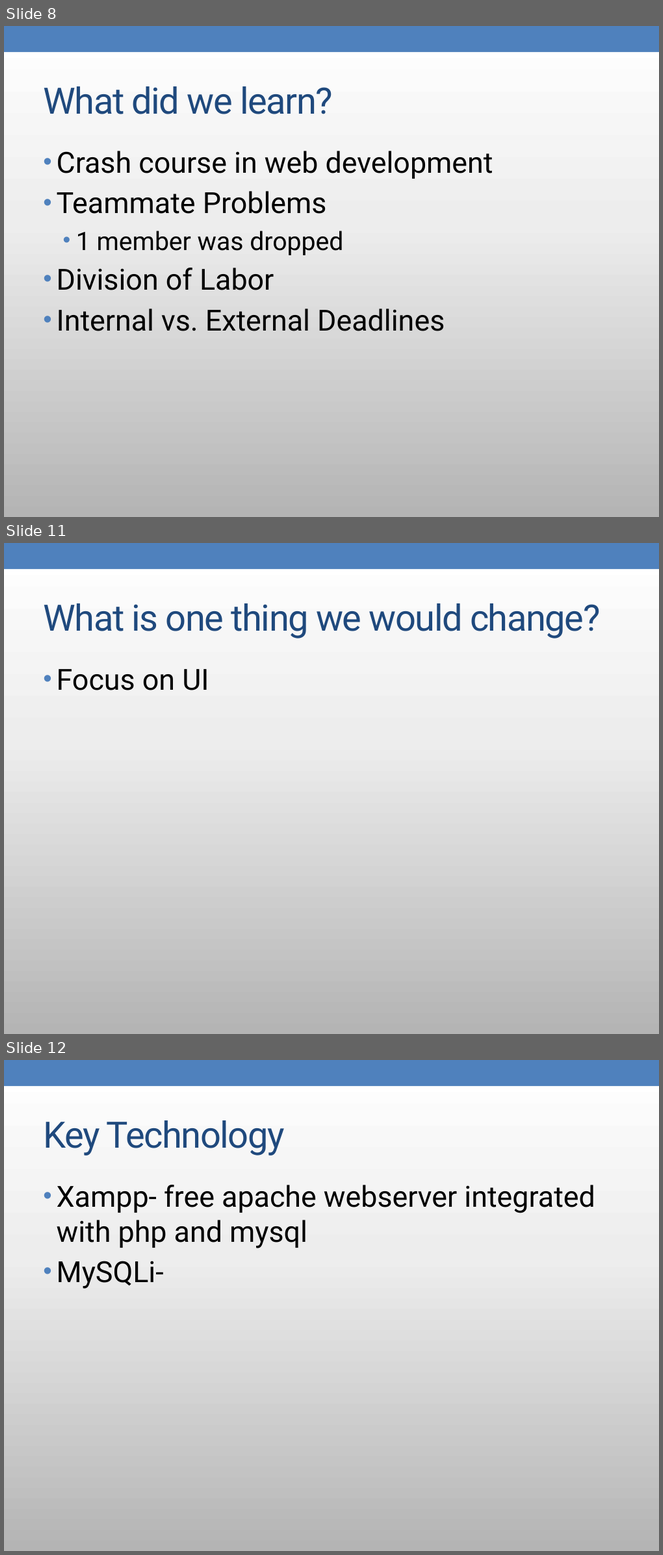
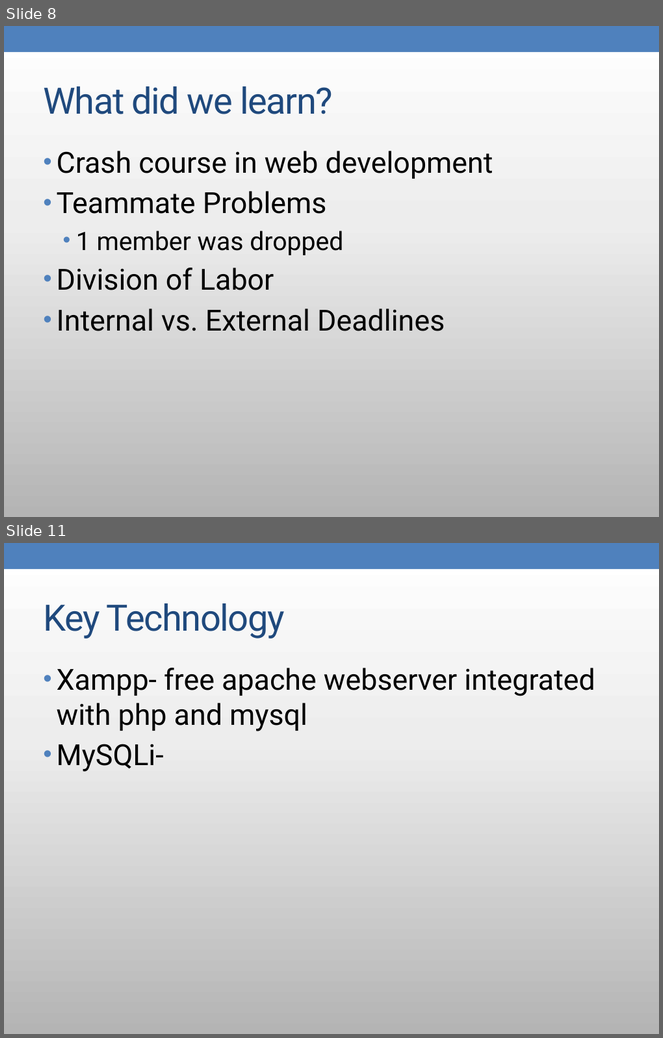
Before and after one commit to yotengo/MaverickApplicationsCorporation, a slide deck: doc/phase4/Mac reflection presentation.pptx. Shown one above the other, each under a label of ours: slides 8, 11 and 12 before the commit, slides 8 and 11 after it; the slides between them are not shown. The pictures are 663x1555 and 663x1038 pixels, drawn with LibreOffice and Linux fonts; fonts in the diff are those of the drawing. Boxes give left, top, right and bottom in pixels: in the first picture for what was removed or moved away, otherwise in the second. Text is boxed around its words. In the diff, an @@ line names an element or a change of style, - is before the commit and + after.

```diff
--- a/doc/phase4/Mac reflection presentation.pptx
+++ b/doc/phase4/Mac reflection presentation.pptx
@@ slide 11 removed at [4,543,659,1034], background gradient #FFFFFF to #EEEEEE to #B4B4B4; not listed: 2 template elements that a slide beside it also shows @@
@@ title removed at [43,603,601,639] @@
-What is one thing we would change?
@@ text removed at [57,669,209,691] @@
-• Focus on UI
@@ what was slide 12 is now slide 11 @@
```
Also in this commit, not shown: 3 slides changed, 1 slide added, 1 other slide removed, 2 other files.
